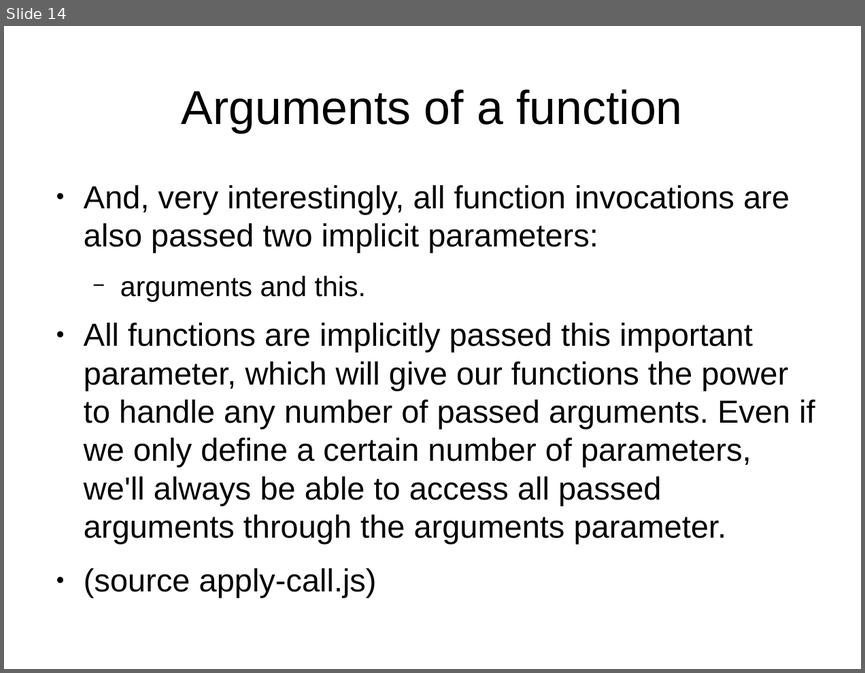
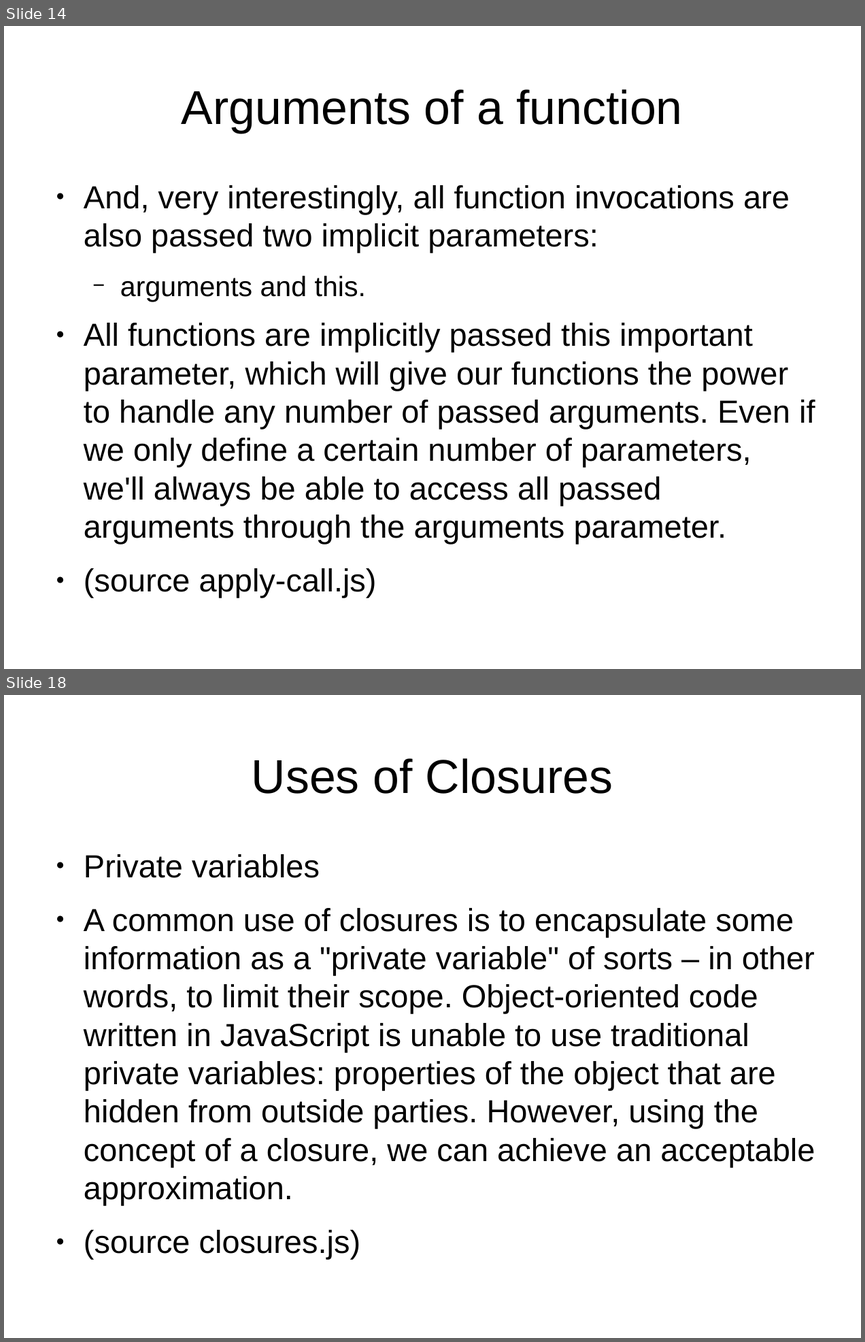
Before and after one commit to tomafc330/presentations, a slide deck: advanced-javascript/presentation.odp. Shown one above the other, each under a label of ours: slide 14 before the commit, slides 14 and 18 after it; the slides between them are not shown. The pictures are 865x673 and 865x1342 pixels, drawn with LibreOffice and Linux fonts; fonts in the diff are those of the drawing. Boxes give left, top, right and bottom in pixels: in the first picture for what was removed or moved away, otherwise in the second. Text is boxed around its words. In the diff, an @@ line names an element or a change of style, - is before the commit and + after.

```diff
--- a/advanced-javascript/presentation.odp
+++ b/advanced-javascript/presentation.odp
@@ slide 18 added at (4,695,861,1338), background #FFFFFF @@
@@ title added at (252,758,613,794), 44 pt, text #000000 @@
+Uses of Closures
@@ text added at (84,854,815,1205), 29.6 pt, text #000000 @@
+● Private variables
+● A common use of closures is to encapsulate some information as a "private variable" of sorts – in other words, to limit their scope. Object-oriented code written in JavaScript is unable to use traditional private variables: properties of the object that are hidden from outside parties. However, using the concept of a closure, we can achieve an acceptable approximation.
+● (source closures.js)
```
Also in this commit, not shown: 3 other slides added, 1 slide removed, 10 other files.
